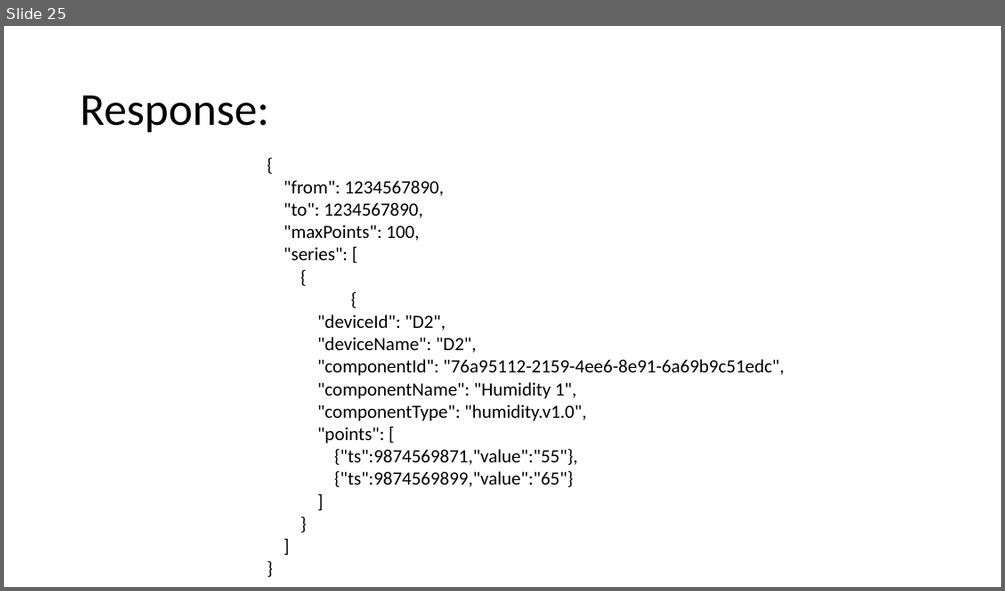
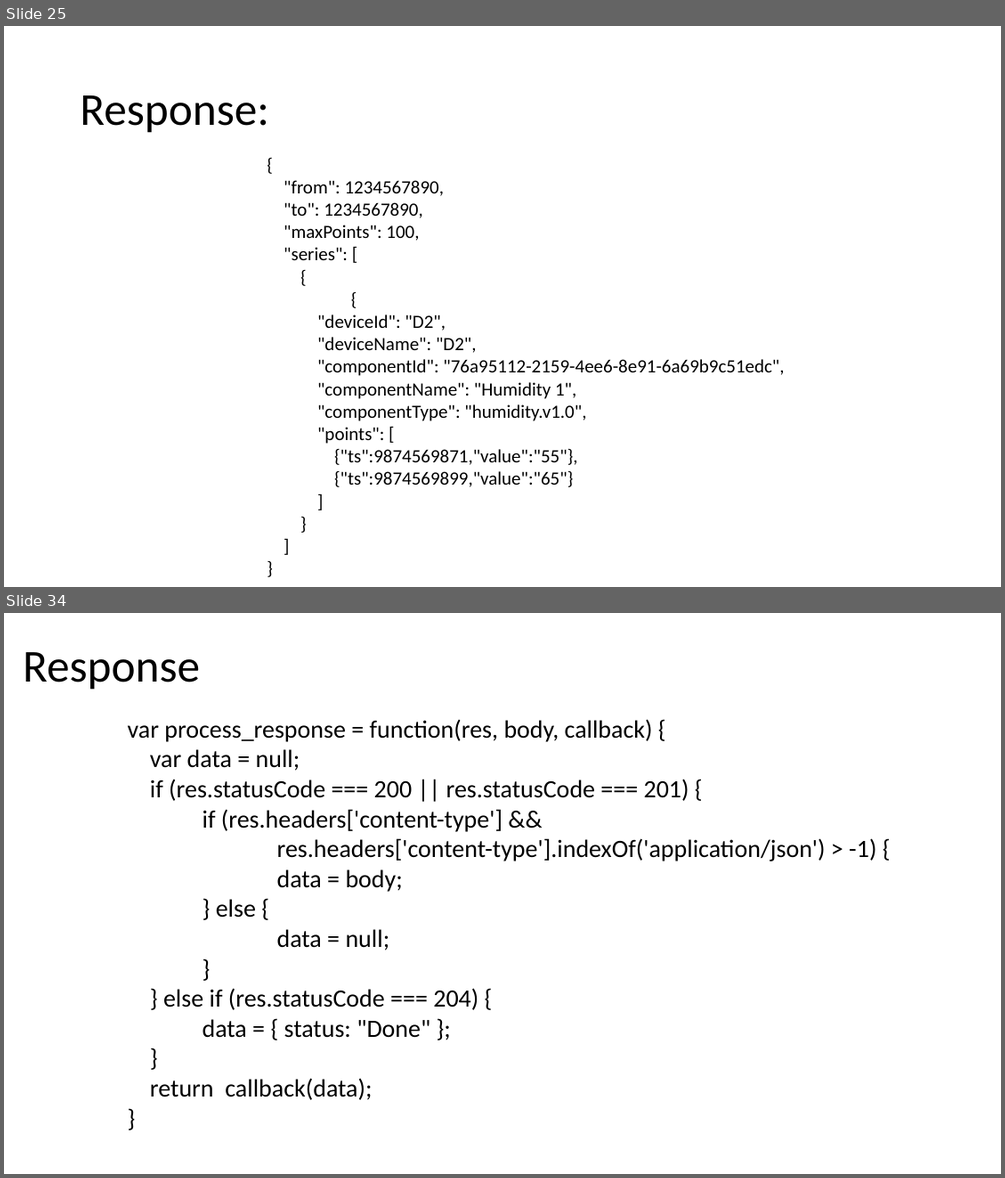
Before and after one commit to Simociocoiu/enable-workshop, a slide deck: EnableIoT Workshop_ALL.pptx. Shown one above the other, each under a label of ours: slide 25 before the commit, slides 25 and 34 after it; the slides between them are not shown. The pictures are 1005x591 and 1005x1178 pixels, drawn with LibreOffice and Linux fonts; fonts in the diff are those of the drawing. Boxes give left, top, right and bottom in pixels: in the first picture for what was removed or moved away, otherwise in the second. Text is boxed around its words. In the diff, an @@ line names an element or a change of style, - is before the commit and + after.

```diff
--- a/EnableIoT Workshop_ALL.pptx
+++ b/EnableIoT Workshop_ALL.pptx
@@ slide 34 added at bbox=[4, 613, 1001, 1174], background #FFFFFF @@
@@ title added at bbox=[23, 652, 200, 690], 44 pt, text #000000 @@
+Response
@@ text added at bbox=[128, 719, 876, 1100], 24 pt, text #000000 @@
+var process_response = function(res, body, callback) {
+var data = null;
+if (res.statusCode === 200 || res.statusCode === 201) {
+if (res.headers['content-type'] &&
+res.headers['content-type'].indexOf('application/json') > -1) {
+data = body;
+} else {
+data = null;
+}
+} else if (res.statusCode === 204) {
+data = { status: "Done" };
+}
+return callback(data);
+}
```
Also in this commit, not shown: 10 other slides added.
